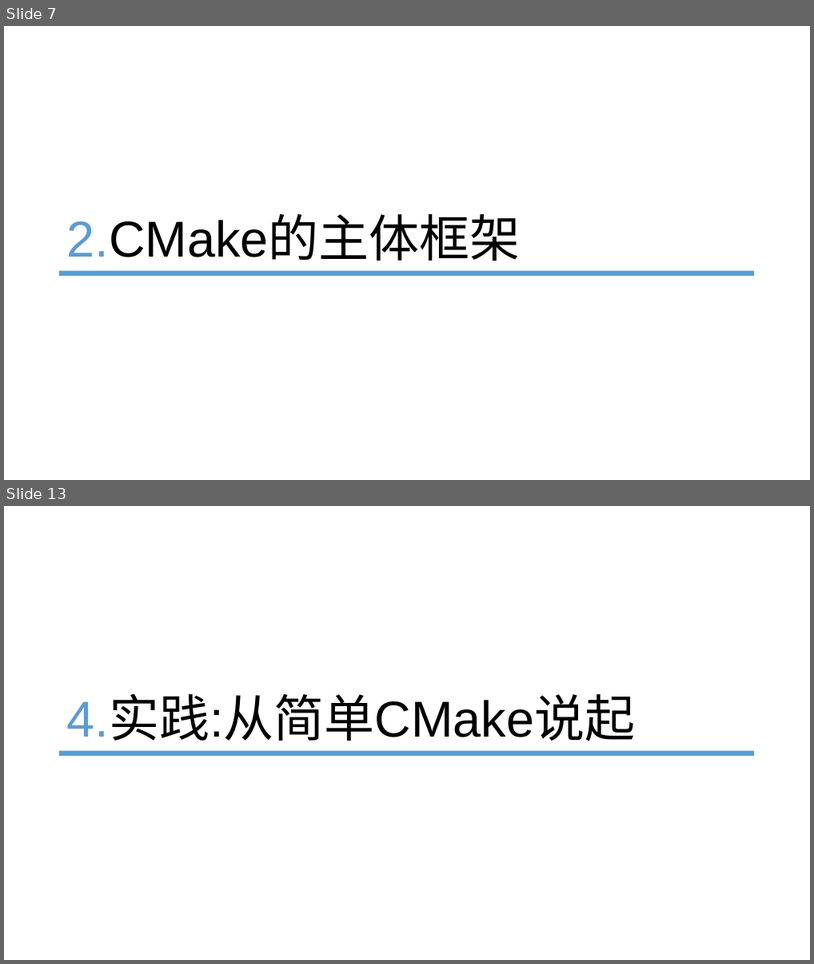
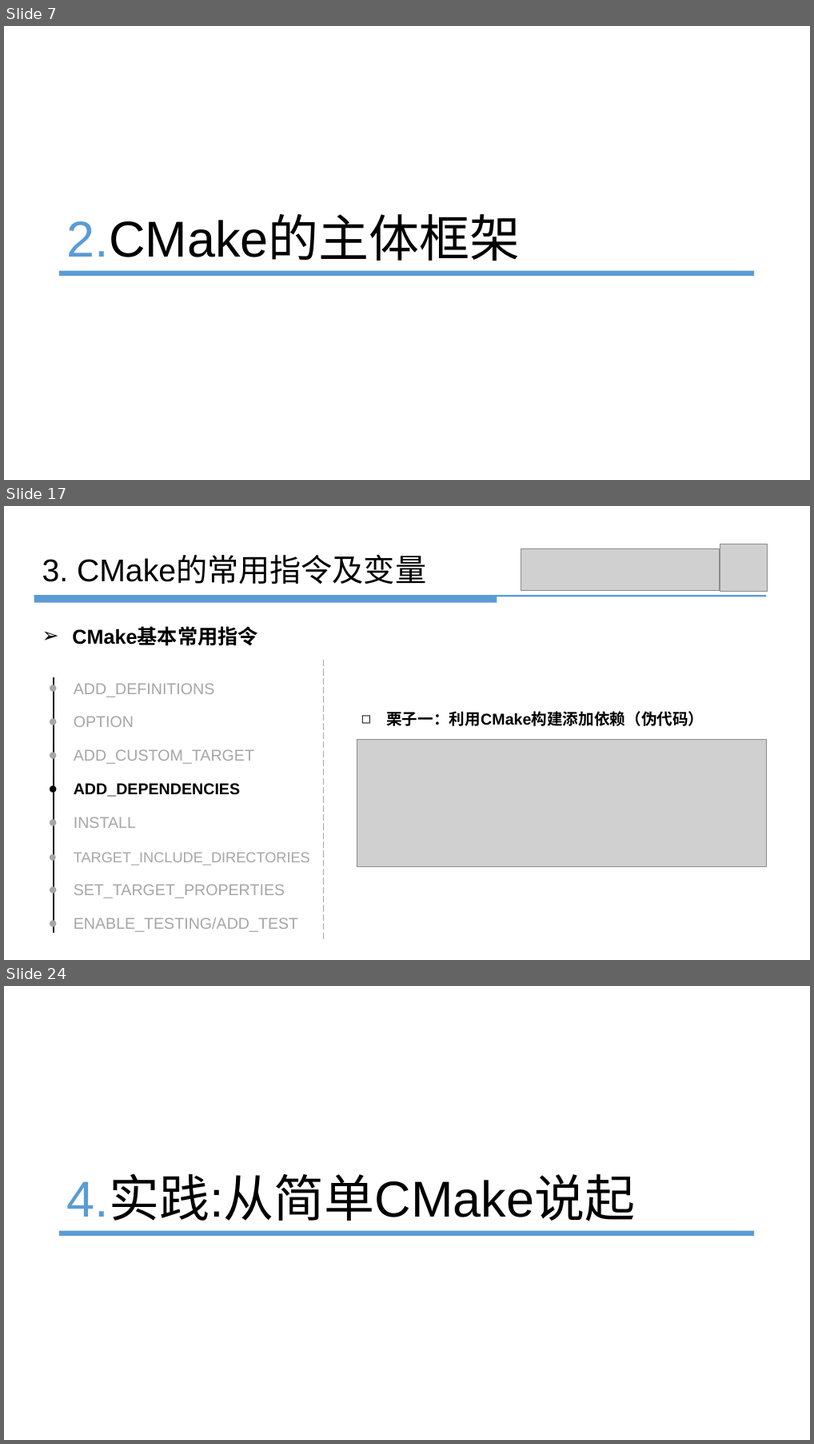
Before and after one commit to panshengli/slam_research_club, a slide deck: cmake_practice/Cmake_潘胜利20101026.pptx. Shown one above the other, each under a label of ours: slides 7 and 13 before the commit, slides 7, 17 and 24 after it; the slides between them are not shown. The pictures are 814x964 and 814x1444 pixels, drawn with LibreOffice and Linux fonts; fonts in the diff are those of the drawing; grey boxes stand for pictures. Boxes give left, top, right and bottom in pixels: in the first picture for what was removed or moved away, otherwise in the second. Text is boxed around its words. In the diff, an @@ line names an element or a change of style, - is before the commit and + after.

```diff
--- a/cmake_practice/Cmake_潘胜利20101026.pptx
+++ b/cmake_practice/Cmake_潘胜利20101026.pptx
@@ slide 17 added at (x1=4, y1=506, x2=810, y2=960), background #FFFFFF @@
@@ picture added at (x1=522, y1=548, x2=720, y2=590) @@
@@ picture added at (x1=720, y1=544, x2=768, y2=592) @@
@@ text added at (x1=42, y1=556, x2=426, y2=584), 28 pt, text #000000 @@
+3. CMake的常用指令及变量
@@ line added from (34, 596) to (767, 596), #5B9BD5 1.5 pt @@
@@ line added from (34, 599) to (498, 599), #5B9BD5 6.01 pt @@
@@ text added at (x1=72, y1=627, x2=258, y2=646), 18 pt, text #000000, bold @@
+➢ CMake基本常用指令
@@ line added from (324, 660) to (324, 939), #A6A6A6 0.75 pt dashed @@
@@ line added from (54, 677) to (54, 932), #000000 1.5 pt @@
@@ text added at (x1=74, y1=683, x2=310, y2=932), 14 pt, text #A6A6A6 @@
+● ADD_DEFINITIONS
+● OPTION
+● ADD_CUSTOM_TARGET
+● ADD_DEPENDENCIES
+● INSTALL
+● TARGET_INCLUDE_DIRECTORIES
+● SET_TARGET_PROPERTIES
+● ENABLE_TESTING/ADD_TEST
@@ text added at (x1=386, y1=711, x2=704, y2=726), 14 pt, text #000000, bold @@
+◻ 栗子一：利用CMake构建添加依赖（伪代码）
@@ picture added at (x1=358, y1=739, x2=767, y2=867) @@
@@ what was slide 13 is now slide 24 @@
```
Also in this commit, not shown: 9 slides changed, 31 other slides added, 2 slides removed, 7 other files.
